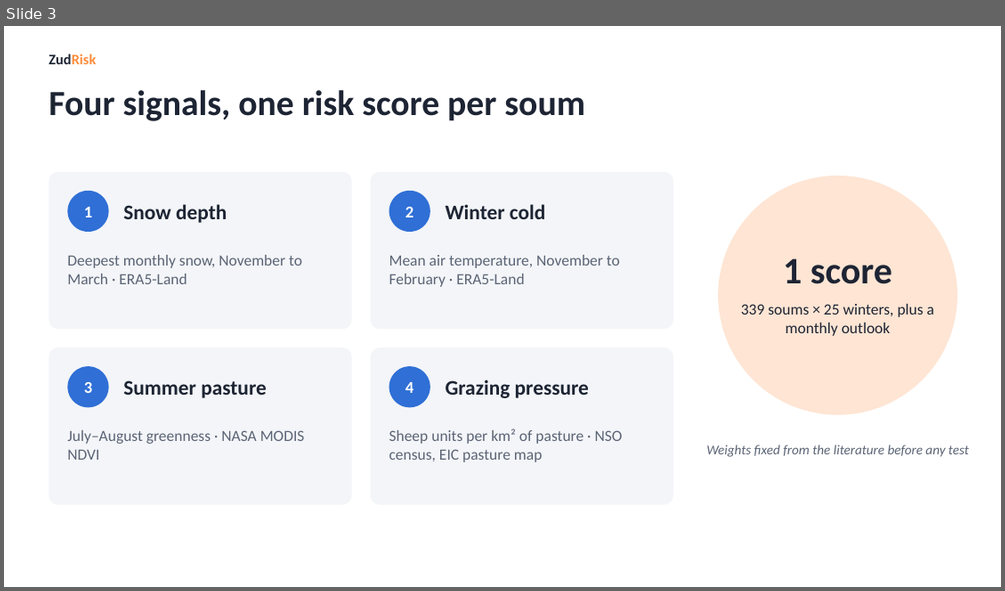
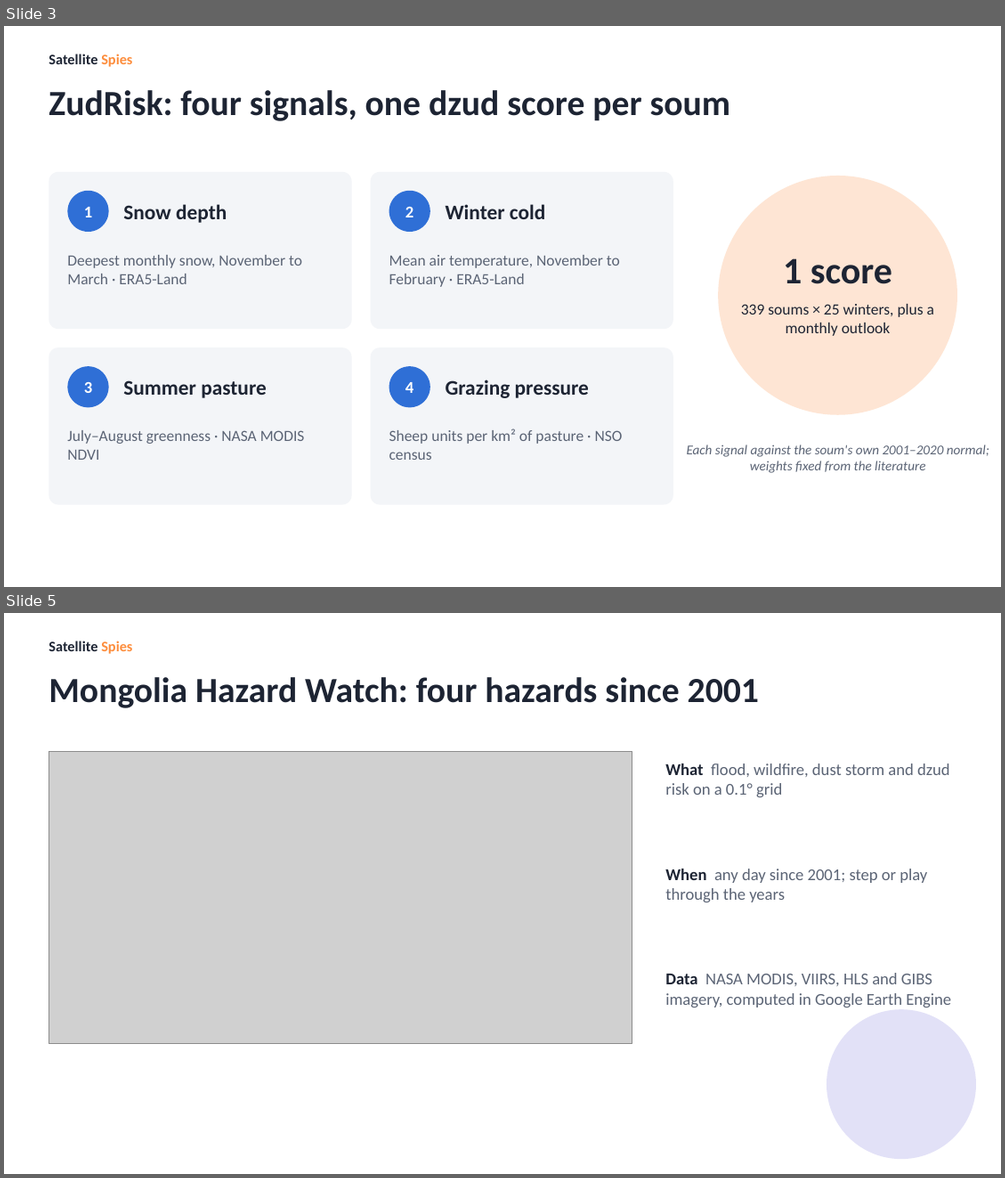
Before and after one commit to Sarul72/ZudRisk, a slide deck: docs/pitch/zudrisk-pitch.pptx. Shown one above the other, each under a label of ours: slide 3 before the commit, slides 3 and 5 after it; the slides between them are not shown. The pictures are 1005x591 and 1005x1178 pixels, drawn with LibreOffice and Linux fonts; fonts in the diff are those of the drawing; grey boxes stand for pictures. Boxes give left, top, right and bottom in pixels: in the first picture for what was removed or moved away, otherwise in the second. Text is boxed around its words. In the diff, an @@ line names an element or a change of style, - is before the commit and + after.

```diff
--- a/docs/pitch/zudrisk-pitch.pptx
+++ b/docs/pitch/zudrisk-pitch.pptx
@@ slide 5 added at (x1=4, y1=613, x2=1001, y2=1174), background #FFFFFF @@
@@ text added at (x1=48, y1=641, x2=132, y2=654), 14 pt, text #1D2433, bold @@
+Satellite Spies
@@ text added at (x1=48, y1=677, x2=759, y2=708), 34 pt, text #1D2433, bold @@
+Mongolia Hazard Watch: four hazards since 2001
@@ picture added at (x1=48, y1=751, x2=632, y2=1043) @@
@@ text added at (x1=665, y1=763, x2=950, y2=797), 16 pt, text #5B6475 @@
+What flood, wildfire, dust storm and dzud risk on a 0.1° grid
@@ text added at (x1=665, y1=868, x2=927, y2=902), 16 pt, text #5B6475 @@
+When any day since 2001; step or play through the years
@@ text added at (x1=665, y1=973, x2=951, y2=1007), 16 pt, text #5B6475 @@
+Data NASA MODIS, VIIRS, HLS and GIBS imagery, computed in Google Earth Engine
@@ ellipse added at (x1=826, y1=1009, x2=976, y2=1159), fill #7F77DD at 22% opacity @@
@@ slide 3 changed as well @@
@@ text at (x1=48, y1=54, x2=132, y2=67): text changed; text colour #FD8D3C to #1D2433 @@
-ZudRisk
+Satellite Spies
@@ text at (x1=48, y1=90, x2=731, y2=121): text changed @@
-Four signals, one risk score per soum
+ZudRisk: four signals, one dzud score per soum
@@ text at (x1=389, y1=428, x2=623, y2=459): text changed @@
-Sheep units per km² of pasture · NSO census, EIC pasture map
+Sheep units per km² of pasture · NSO census
@@ text at (x1=687, y1=444, x2=989, y2=473): text changed @@
-Weights fixed from the literature before any test
+Each signal against the soum's own 2001–2020 normal; weights fixed from the literature
```
Also in this commit, not shown: 4 other slides changed, 1 other slide added, 2 slides removed, 8 other files.
